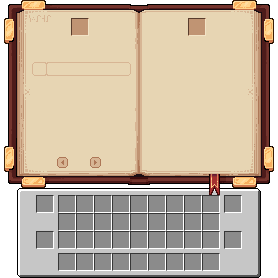
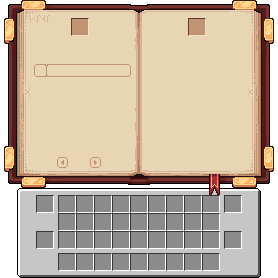
Revision of a layered 278px x 278px image; what changed, layer by layer:
painted on "-e-active L arrow" over [57, 157, 68, 168]
painted on "-e-active R arrow" over [90, 157, 101, 168]
painted on "-e-enchantment_list_text_box" over [32, 62, 131, 77]
